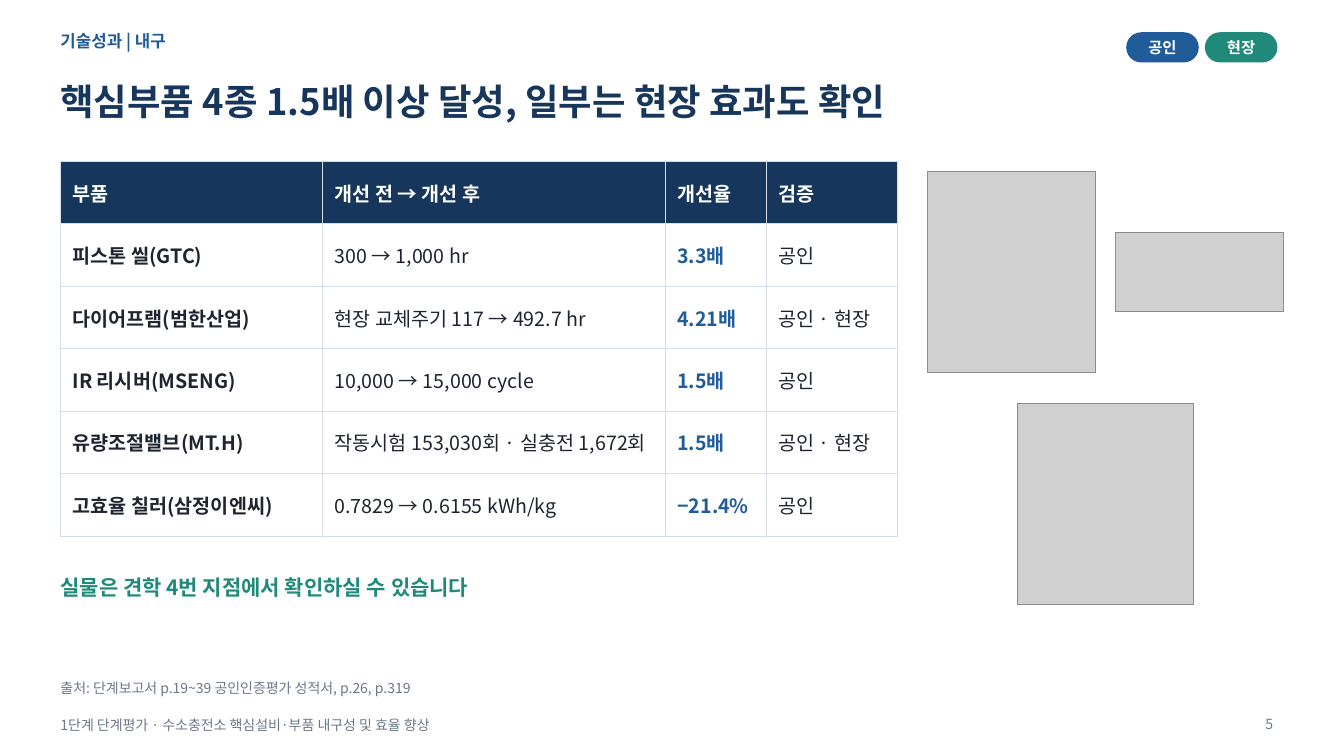
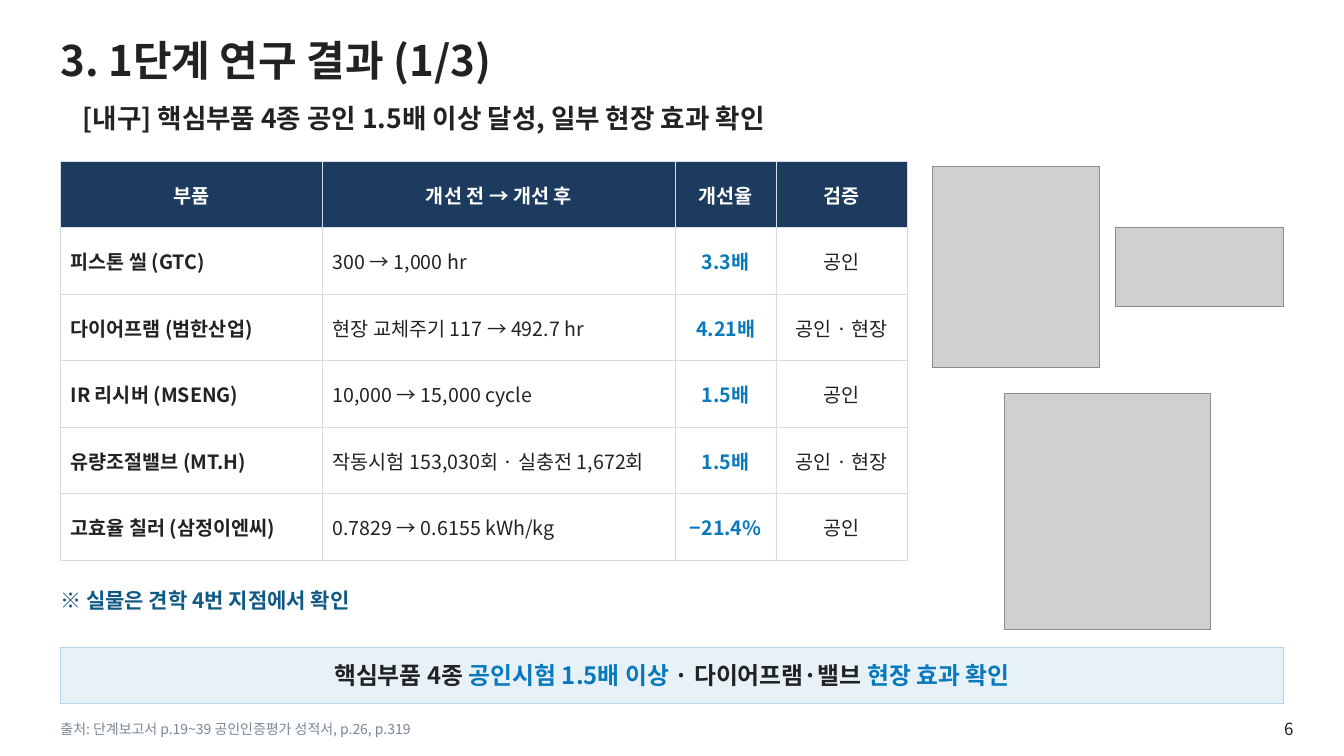
Before and after one commit to jungdw180-debug/h2, a slide deck: slide 6 of slides/1단계_단계평가_현장평가판.pptx (slide 5 before the commit). Drawn at 1344x756 pixels with LibreOffice and Linux fonts; fonts in the diff are those of the drawing; grey boxes stand for pictures; background and template pictures are left out. Boxes give left, top, right and bottom in pixels: in the first picture for what was removed or moved away, otherwise in the second. Text is boxed around its words. In the diff, an @@ line names an element or a change of style, - is before the commit and + after.

```diff
--- a/slides/1단계_단계평가_현장평가판.pptx
+++ b/slides/1단계_단계평가_현장평가판.pptx
@@ text removed at (x1=60, y1=33, x2=166, y2=49) @@
-기술성과 | 내구
@@ title added at (x1=60, y1=40, x2=492, y2=85), 30 pt, text #222222, bold @@
+3. 1단계 연구 결과 (1/3)
@@ rounded rectangle removed at (x1=1126, y1=32, x2=1199, y2=63) @@
-공인
@@ rounded rectangle removed at (x1=1205, y1=32, x2=1277, y2=63) @@
-현장
@@ text at (x1=83, y1=105, x2=765, y2=134): text changed; size 26 to 19 pt; text colour #16365C to #222222 @@
-핵심부품 4종 1.5배 이상 달성, 일부는 현장 효과도 확인
+[내구] 핵심부품 4종 공인 1.5배 이상 달성, 일부 현장 효과 확인
@@ table at (x1=60, y1=161, x2=907, y2=544) @@
-row 2, column 1: 피스톤 씰(GTC)
+row 2, column 1: 피스톤 씰 (GTC)
-row 3, column 1: 다이어프램(범한산업)
+row 3, column 1: 다이어프램 (범한산업)
-row 4, column 1: IR 리시버(MSENG)
+row 4, column 1: IR 리시버 (MSENG)
-row 5, column 1: 유량조절밸브(MT.H)
+row 5, column 1: 유량조절밸브 (MT.H)
-row 6, column 1: 고효율 칠러(삼정이엔씨)
+row 6, column 1: 고효율 칠러 (삼정이엔씨)
@@ fill #16365C to #1C3B5F in row 1 @@
@@ text colour #1E2530 to #222222 in "300 → 1,000 hr", "공인", "현장 교체주기 117 → 492.7 hr", "공인 · 현장" and 6 more places @@
@@ text colour #1F5C99 to #0A78BC in "3.3배", "4.21배", "1.5배", "1.5배" and 1 more places @@
@@ alignment left to centre @@
@@ table resized from (x1=60, y1=161, x2=897, y2=522) to (x1=60, y1=161, x2=907, y2=544) @@
@@ picture moved from (x1=928, y1=171, x2=1096, y2=373) to (x1=933, y1=166, x2=1100, y2=367) @@
@@ picture moved from (x1=1116, y1=233, x2=1285, y2=313) to (x1=1116, y1=228, x2=1284, y2=308) @@
@@ picture resized from (x1=1018, y1=403, x2=1194, y2=605) to (x1=1005, y1=393, x2=1212, y2=630) @@
@@ text at (x1=86, y1=590, x2=350, y2=610): text changed; text colour #1F8A7A to #115985 @@
-실물은 견학 4번 지점에서 확인하실 수 있습니다
+※ 실물은 견학 4번 지점에서 확인
@@ rectangle added at (x1=60, y1=647, x2=1284, y2=704), fill #E7F2F8, outline #B9D3E6 0.75 pt, 17 pt, text #0A78BC, bold @@
+핵심부품 4종 공인시험 1.5배 이상 · 다이어프램·밸브 현장 효과 확인
@@ text "출처: 단계보고서 p.19~39 공인인증평가 성적서, ..." moved from (x1=60, y1=681, x2=411, y2=696) to (x1=60, y1=722, x2=411, y2=737) @@
@@ text "출처: 단계보고서 p.19~39 공인인증평가 성적서, ..." at (x1=60, y1=722, x2=411, y2=737): text colour #6B7889 to #7A8796 @@
@@ text removed at (x1=60, y1=718, x2=430, y2=731) @@
-1단계 단계평가 · 수소충전소 핵심설비·부품 내구성 및 효율 향상
@@ page number removed at (x1=1265, y1=719, x2=1273, y2=729) @@
-5
@@ page number added at (x1=1284, y1=722, x2=1293, y2=735), 12 pt, text #222222 @@
+6
```
Also in this commit, not shown: 10 other slides changed, 3 slides added, 1 slide removed, 6 other files.
